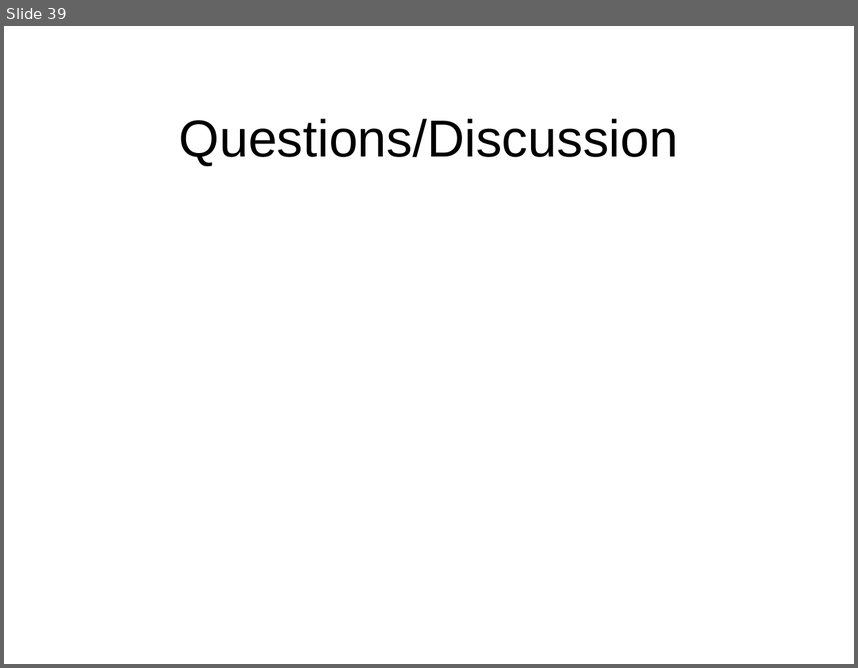
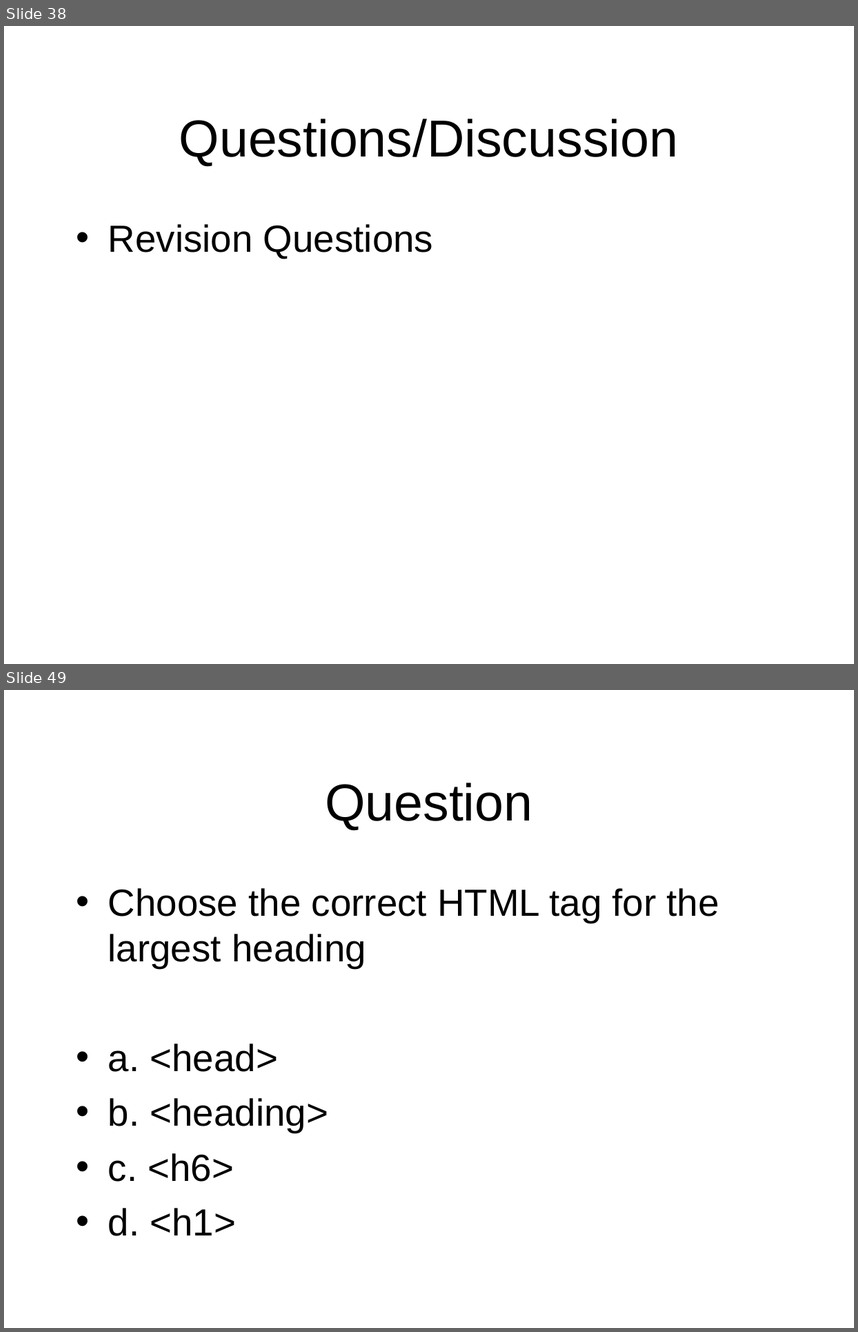
Before and after one commit to octaviordz/zjnu2017.github.io, a slide deck: WAD/lectures/020--HTML.Fundamentals.ppt. Shown one above the other, each under a label of ours: slide 39 before the commit, slides 38 and 49 after it; the slides between them are not shown. The pictures are 858x668 and 858x1332 pixels, drawn with LibreOffice and Linux fonts; fonts in the diff are those of the drawing. Boxes give left, top, right and bottom in pixels: in the first picture for what was removed or moved away, otherwise in the second. Text is boxed around its words. In the diff, an @@ line names an element or a change of style, - is before the commit and + after.

Commit message:
Quiz questions

```diff
--- a/WAD/lectures/020--HTML.Fundamentals.ppt
+++ b/WAD/lectures/020--HTML.Fundamentals.ppt
@@ slide 49 added at [4, 690, 854, 1328], background #FFFFFF @@
@@ title added at [325, 782, 533, 830], 44 pt, text #000000 @@
+Question
@@ text added at [108, 888, 720, 1236], 32 pt, text #000000 @@
+• Choose the correct HTML tag for the largest heading
+• a. <head>
+• b. <heading>
+• c. <h6>
+• d. <h1>
@@ what was slide 39 is now slide 38 @@
@@ slide 38 changed as well @@
@@ text added at [108, 224, 433, 259], 32 pt, text #000000 @@
+• Revision Questions
```
Also in this commit, not shown: 6 other slides changed, 36 other slides added, 1 slide removed, 1 other file.
